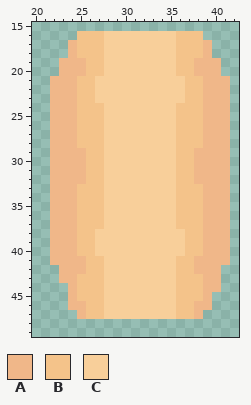
Two versions of one pixel-art sprite, Locust.gmx/sprites/images/sprMushroomShaft_1.png. The picture above is the old version.
The file is 64x64 pixels. Colours within 5 levels of each other are drawn and written as one. Shown: x 20..42, y 15..49.
Palette (. is transparent): A #f0b789  B #f4c38a  C #f8cf9a
The same view after the edit:
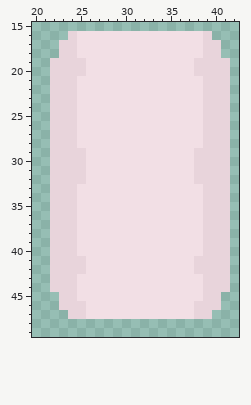
The edit:
Colour A changes from #f0b789 to #e8d4db.
Colour C changes from #f8cf9a to #f2dfe5.
The edit adds colour A in row 16 at x 24 and 39; in rows 17 to 18 at x 23 and 40; in rows 19 to 20 at x 22 and 41; in rows 42 to 43 at x 22 and 41; in row 44 at x 22 to 23 and 41; in rows 45 to 46 at x 23 and 40.
The edit adds colour A in row 47 at x 24 and 39.
Colour B gives way to colour C in rows 16 to 18 at x 25 to 27 and 36 to 38; in rows 19 to 20 at x 26 to 27 and 36 to 37; in rows 21 to 23 at x 25 to 26 and 37 to 38; in rows 24 to 28 at x 25 to 27 and 36 to 38; in rows 29 to 32 at x 26 to 27 and 36 to 37; in rows 33 to 37 at x 25 to 27 and 36 to 38.
Colour B gives way to colour C in rows 38 to 40 at x 25 to 26 and 37 to 38; in rows 41 to 42 at x 26 to 27 and 36 to 37; in rows 43 to 45 at x 25 to 27 and 36 to 38; in rows 46 to 47 at x 26 to 27 and 36 to 37.
Where, in picture pixels (left, top, right, bottom), the same in both pictures:
changed: (50, 31, 230, 319)
